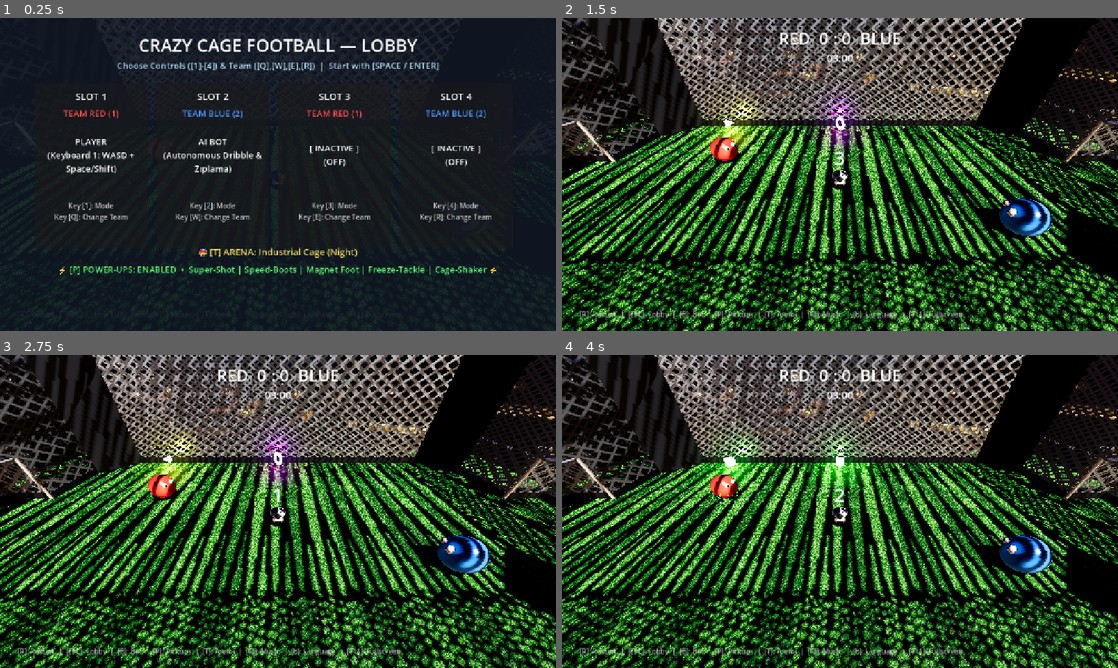
Above: before the commit, frames 1-4 (two rows, left to right).
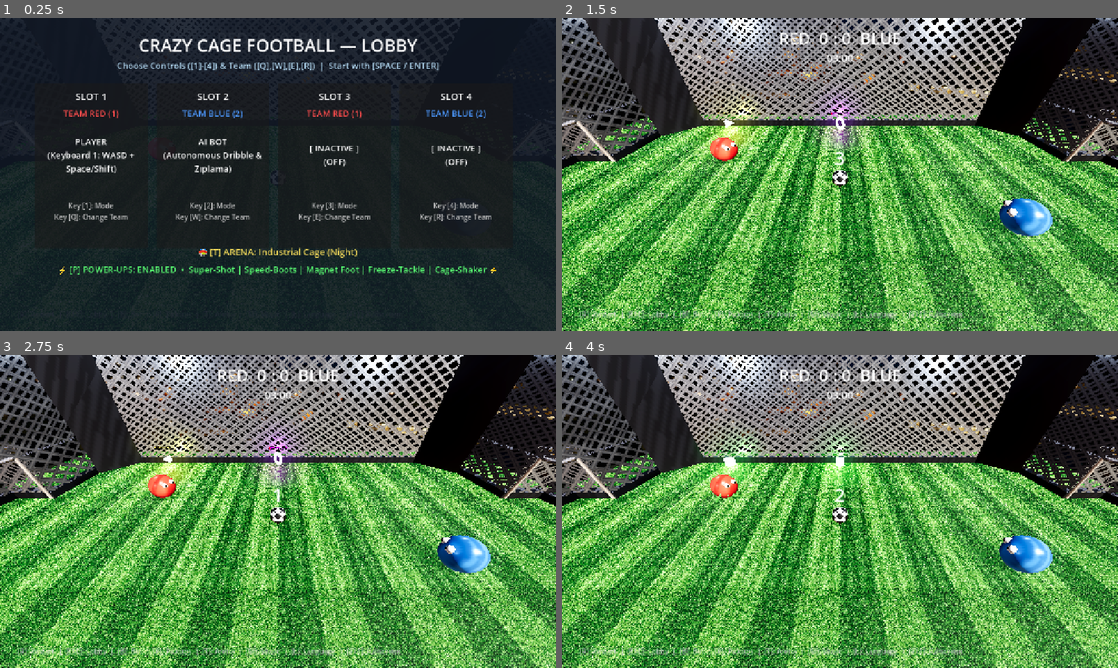
Above: after the commit, the same moments.

Repository: RobinNunkesser/gd-godot-crazy-cage-football
Game: Godot game, scene res://scenes/main.tscn
The game is run twice, just before and just after one commit, with the same random seed, the same clock (stepped at 60 frames per second) and the same inputs.
Inputs (mouse positions are in pixels of both pictures, inside the frame that each line leads up to):
- Up to frame 1 (0.25 s): no input
- Up to frame 2 (1.5 s): tap Enter (p2_jump) at 0.5 s; move the mouse to (962, 158) at 0.52 s; hold D (p1_right) 0.53-1.28 s; tap Shift (p1_boost) at 0.6 s; click (962, 158) at 0.67 s; tap Space (p1_jump) at 0.77 s; move the mouse to (728, 190) at 1.27 s; hold S (p1_down) from 1.28 s (still down); tap Down (p2_down) at 1.35 s
- Up to frame 3 (2.75 s): tap Space (p1_jump) at 1.52 s; move the mouse to (333, 442) at 2.02 s; release S (p1_down) at 2.03 s; hold D (p1_right) from 2.03 s (still down); hold Left (p2_left) from 2.03 s (still down)
- Up to frame 4 (4 s): tap R (restart) at 2.75 s; move the mouse to (812, 574) at 2.77 s; release D (p1_right) at 2.78 s; release Left (p2_left) at 2.78 s; hold W (p1_up) 2.78-3.53 s; tap Right (p2_right) at 2.85 s; click (812, 574) at 2.92 s; tap Space (p1_jump) at 3.02, 3.77 s; move the mouse to (1006, 558) at 3.52 s; hold A (p1_left) from 3.53 s (still down); hold Up (p2_up) from 3.53 s (still down)

The runs differ from the first frame. In frame 1, less than 0.1% of the frame differs, in the area x 49-50%, y 49-50%; in frame 2, 76%; in frame 3, 76%, in the area x 0-100%, y 0-100%; in frame 4, 76%.

Commit message:
feat(lighting): add 4 corner cage floodlights and soften directional shadows

Diff:
--- a/scenes/main.gd
+++ b/scenes/main.gd
@@ -19,6 +19,8 @@
 var fence_instances: Array[MeshInstance3D] = []
 var goal_post_instances: Array[MeshInstance3D] = []
 var goal_glow_lights: Array[OmniLight3D] = []
+var corner_floodlights: Array[OmniLight3D] = []
+var corner_floodlight_fixtures: Array[MeshInstance3D] = []
 
 var state_manager: CageStateManager
 var player1: CagePlayer
@@ -122,6 +124,8 @@
 		sky.sky_material = proc_sky
 	env.sky = sky
 	env.tonemap_mode = Environment.TONE_MAPPER_ACES
+	env.tonemap_exposure = 1.05
+	env.tonemap_white = 1.15
 	env.glow_enabled = true
 	env.glow_intensity = 0.4
 	env.glow_bloom = 0.15
@@ -135,9 +139,14 @@
 	stadium_light.name = "StadiumLight"
 	stadium_light.position = Vector3(15, 25, 15)
 	stadium_light.rotation_degrees = Vector3(-55, 40, 0)
-	stadium_light.light_energy = 1.3
+	stadium_light.light_energy = 1.25
 	stadium_light.shadow_enabled = true
+	stadium_light.shadow_opacity = 0.55
+	stadium_light.shadow_blur = 2.0
 	add_child(stadium_light)
+
+	# 4 Eck-Flutlichter an den Käfig-Pfosten (Multi-Winkel-Ausleuchtung gegen Schlagschatten)
+	_build_corner_floodlights()
 
 	# 2. Boden (Authentischer Street-Soccer Cage-Kunstrasen)
 	var floor_body = StaticBody3D.new()
@@ -516,6 +525,52 @@
 		body.add_child(mesh_inst)
 
 		add_child(body)
+
+func _build_corner_floodlights() -> void:
+	corner_floodlights.clear()
+	corner_floodlight_fixtures.clear()
+
+	var corner_configs = [
+		{"name": "CornerFloodlight_NE", "pos": Vector3(11.2, CageConfig.CAGE_HEIGHT_Y * 0.95, -6.2)},
+		{"name": "CornerFloodlight_SE", "pos": Vector3(11.2, CageConfig.CAGE_HEIGHT_Y * 0.95, 6.2)},
+		{"name": "CornerFloodlight_NW", "pos": Vector3(-11.2, CageConfig.CAGE_HEIGHT_Y * 0.95, -6.2)},
+		{"name": "CornerFloodlight_SW", "pos": Vector3(-11.2, CageConfig.CAGE_HEIGHT_Y * 0.95, 6.2)}
+	]
+
+	for cfg in corner_configs:
+		var cpos: Vector3 = cfg["pos"]
+
+		# Leuchten-Gehäuse (Flutlichtstrahler-Mesh an den oberen Käfigholmen)
+		var fix = MeshInstance3D.new()
+		fix.name = "Fixture_" + cfg["name"]
+		var box = BoxMesh.new()
+		box.size = Vector3(0.65, 0.4, 0.5)
+		fix.mesh = box
+		add_child(fix)
+		fix.look_at_from_position(cpos, Vector3(0.0, 1.0, 0.0), Vector3.UP)
+
+		var fix_mat = StandardMaterial3D.new()
+		fix_mat.albedo_color = Color(0.2, 0.22, 0.26)
+		fix_mat.metallic = 0.8
+		fix_mat.roughness = 0.25
+		fix_mat.emission_enabled = true
+		fix_mat.emission = Color(0.95, 0.96, 1.0)
+		fix_mat.emission_energy_multiplier = 3.0
+		fix.material_override = fix_mat
+		corner_floodlight_fixtures.append(fix)
+
+		# OmniLight3D für gleichmäßige 4-Eck-Ausleuchtung ohne Schlagschatten
+		var fl = OmniLight3D.new()
+		fl.name = cfg["name"]
+		var inward_dir = (Vector3(0.0, 1.0, 0.0) - cpos).normalized()
+		fl.position = cpos + inward_dir * 0.5
+		fl.omni_range = 30.0
+		fl.omni_attenuation = 1.15
+		fl.light_energy = 0.95
+		fl.light_color = Color(0.92, 0.95, 1.0)
+		fl.shadow_enabled = false
+		add_child(fl)
+		corner_floodlights.append(fl)
 
 func _build_ui() -> void:
 	var canvas = CanvasLayer.new()
@@ -935,11 +990,25 @@
 		env.ambient_light_color = t.get("ambient_color", Color(0.2, 0.22, 0.28))
 		env.ambient_light_energy = float(t.get("ambient_energy", 0.5))
 
-	# 2. Stadium Light
+	# 2. Stadium Light & Corner Floodlights
 	if stadium_light:
 		stadium_light.light_color = t.get("sun_color", Color.WHITE)
-		stadium_light.light_energy = float(t.get("sun_energy", 1.3))
+		stadium_light.light_energy = float(t.get("sun_energy", 1.25))
 		stadium_light.rotation_degrees = t.get("sun_rotation", Vector3(-55, 40, 0))
+		stadium_light.shadow_opacity = float(t.get("sun_shadow_opacity", 0.55))
+		stadium_light.shadow_blur = float(t.get("sun_shadow_blur", 2.0))
+
+	var fl_color = t.get("floodlight_color", Color(0.95, 0.96, 1.0))
+	var fl_energy = float(t.get("floodlight_energy", 0.95))
+	for fl in corner_floodlights:
+		if is_instance_valid(fl):
+			fl.light_color = fl_color
+			fl.light_energy = fl_energy
+	for fix in corner_floodlight_fixtures:
+		if is_instance_valid(fix) and fix.material_override is StandardMaterial3D:
+			var fix_mat = fix.material_override as StandardMaterial3D
+			fix_mat.emission = fl_color
+			fix_mat.emission_energy_multiplier = 2.0 + fl_energy
 
 	# 3. Floor
 	if floor_inst:
--- a/scripts/cage_theme_manager.gd
+++ b/scripts/cage_theme_manager.gd
@@ -33,10 +33,14 @@
 			"sky_type": "panorama",
 			"skybox_path": "res://assets/textures/cage_skybox.jpg",
 			"sun_color": Color(1.0, 0.98, 0.95),
-			"sun_energy": 1.3,
+			"sun_energy": 1.25,
 			"sun_rotation": Vector3(-55, 40, 0),
-			"ambient_color": Color(0.2, 0.22, 0.28),
-			"ambient_energy": 0.5,
+			"sun_shadow_opacity": 0.55,
+			"sun_shadow_blur": 2.0,
+			"floodlight_color": Color(0.92, 0.95, 1.0),
+			"floodlight_energy": 0.95,
+			"ambient_color": Color(0.28, 0.30, 0.36),
+			"ambient_energy": 0.65,
 			"glow_bloom": 0.15,
 			"glow_intensity": 0.4,
 			"floor_texture": "res://assets/textures/pitch_turf.jpg",
@@ -66,10 +70,14 @@
 			"sky_type": "panorama",
 			"skybox_path": "res://assets/textures/rooftop_skybox.jpg",
 			"sun_color": Color(1.0, 0.98, 0.92),
-			"sun_energy": 1.85,
+			"sun_energy": 1.75,
 			"sun_rotation": Vector3(-45, 30, 0),
-			"ambient_color": Color(0.55, 0.65, 0.8),
-			"ambient_energy": 0.9,
+			"sun_shadow_opacity": 0.48,
+			"sun_shadow_blur": 2.4,
+			"floodlight_color": Color(1.0, 0.97, 0.92),
+			"floodlight_energy": 0.75,
+			"ambient_color": Color(0.62, 0.72, 0.88),
+			"ambient_energy": 1.05,
 			"glow_bloom": 0.08,
 			"glow_intensity": 0.2,
 			"floor_texture": "res://assets/textures/rooftop_court_floor.png",
@@ -101,10 +109,14 @@
 			"sky_type": "panorama",
 			"skybox_path": "res://assets/textures/cyber_skybox.jpg",
 			"sun_color": Color(0.85, 0.55, 1.0), # Strahlendes UV / Synthwave-Licht
-			"sun_energy": 2.0,
+			"sun_energy": 1.9,
 			"sun_rotation": Vector3(-60, 45, 0),
-			"ambient_color": Color(0.35, 0.22, 0.55),
-			"ambient_energy": 1.2,
+			"sun_shadow_opacity": 0.38,
+			"sun_shadow_blur": 2.5,
+			"floodlight_color": Color(0.0, 0.95, 1.0), # Leuchtendes Synthwave-Cyan
+			"floodlight_energy": 1.25,
+			"ambient_color": Color(0.42, 0.28, 0.65),
+			"ambient_energy": 1.35,
 			"glow_bloom": 0.40,
 			"glow_intensity": 0.90,
 			"floor_texture": "res://assets/textures/cyber_grid_floor.png",
--- a/test_gameplay.gd
+++ b/test_gameplay.gd
@@ -412,6 +412,9 @@
 	assert(main_scene.board_instances.size() > 0, "Board instances should be tracked")
 	assert(main_scene.fence_instances.size() > 0, "Fence instances should be tracked")
 	assert(main_scene.goal_post_instances.size() == 6, "All 6 goal post/bar instances should be tracked")
+	assert(main_scene.corner_floodlights.size() == 4, "All 4 corner floodlights must exist")
+	assert(main_scene.corner_floodlight_fixtures.size() == 4, "All 4 corner floodlight fixtures must exist")
+	assert(main_scene.stadium_light.shadow_opacity <= 0.6, "Sun shadow opacity should be softened")
 
 	# Switch to Sunny Rooftop
 	main_scene.theme_manager.set_theme_by_id("sunny_rooftop")
@@ -420,6 +423,7 @@
 	assert(floor_mat_sunny != null, "Floor material should be StandardMaterial3D")
 	assert(floor_mat_sunny.roughness >= 0.75, "Sunny rooftop floor roughness should match config")
 	assert(floor_mat_sunny.albedo_texture != null, "Sunny rooftop should have court texture loaded")
+	assert(main_scene.corner_floodlights[0].light_energy > 0.5, "Corner floodlights should be active in Sunny Rooftop")
 
 	# Switch to Cyber Neon
 	main_scene.theme_manager.set_theme_by_id("cyber_neon")
@@ -427,6 +431,7 @@
 	assert(main_scene.world_env.environment.glow_bloom > 0.3, "Cyber Neon glow bloom should be elevated")
 	assert(main_scene.goal_glow_lights.size() == 2, "Both goal glow lights should exist")
 	assert(main_scene.goal_glow_lights[0].visible == true, "Goal glow light should be active in Cyber mode")
+	assert(main_scene.corner_floodlights[0].light_color.b > 0.8, "Cyber Neon floodlights should be vibrant cyan")
 
 	# Cycle via main method
 	main_scene.cycle_arena_theme()
